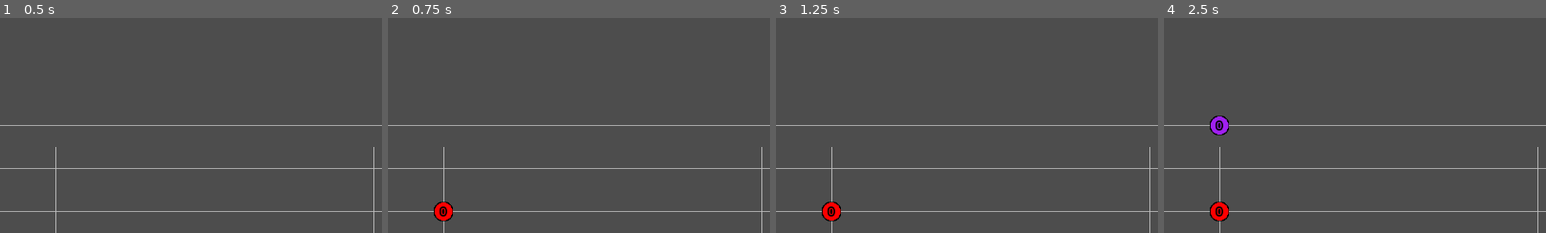
Above: before the commit, frames 1-4 (left to right).
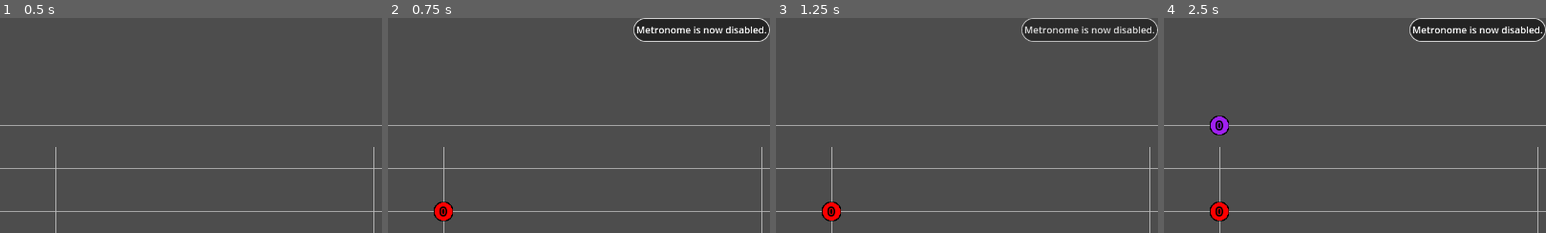
Above: after the commit, the same moments.

Repository: daredevil28/DemonForge
Game: Godot game, scene res://Assets/Scenes/game_scene.tscn
The game is run twice, just before and just after one commit, with the same random seed, the same clock (stepped at 60 frames per second) and the same inputs. Sound files missing from this copy of the repository are replaced by a short silence.
Inputs (mouse positions are % of the whole screen's width and height, from its top left):
- Up to frame 1 (0.5 s): no input
- Up to frame 2 (0.75 s): tap Enter at 0.5 s; move the mouse to (72, 45) at 0.52 s; hold M (ToggleMetronome) from 0.53 s (still down); click (72, 45) at 0.67 s
- Up to frame 3 (1.25 s): keep holding M (ToggleMetronome)
- Up to frame 4 (2.5 s): tap Space (TogglePlay) at 1.25 s; move the mouse to (30, 55) at 1.27 s; release M (ToggleMetronome) at 1.28 s; click (30, 55) at 1.35 s; tap M (ToggleMetronome) at 1.55, 2.3 s; tap Enter at 2 s; move the mouse to (60, 28) at 2.02 s; hold Right mouse button (RightClick) from 2.03 s (still down); click (60, 28) at 2.17 s
The pictures show only the part of the screen within x 50-100%, y 0-50%; the shares and areas given below are measured in that part.

Frame 1 is identical in both runs. In frame 2, 3.6% of the frame differs, in the area x 64-100%, y 0-12%; in frame 3, 3.5%; in frame 4, 3.6%.

Commit message:
Notifications system added

Diff:
--- a/Assets/Scenes/game_scene.tscn
+++ b/Assets/Scenes/game_scene.tscn
@@ -9,7 +9,7 @@
 [ext_resource type="AudioStream" uid="uid://dl3tnd05upukf" path="res://Assets/DrumKit/TomLow.wav" id="8_f62j3"]
 [ext_resource type="AudioStream" uid="uid://c4p1y72ti8ebf" path="res://Assets/DrumKit/CrashL.wav" id="9_3opps"]
 [ext_resource type="PackedScene" uid="uid://dnoutqfa7vh6h" path="res://Assets/Scenes/note_lane.tscn" id="9_52jsw"]
-[ext_resource type="Script" path="res://Assets/Scenes/metronome.gd" id="9_kp416"]
+[ext_resource type="Script" path="res://Assets/Scripts/metronome.gd" id="9_kp416"]
 [ext_resource type="Script" path="res://Assets/Scripts/cursor_note.gd" id="10_2cfoa"]
 [ext_resource type="AudioStream" uid="uid://btxvms6cg5ity" path="res://Assets/DrumKit/MetronomeLow.wav" id="10_3137b"]
 [ext_resource type="Texture2D" uid="uid://pokip0nsccq2" path="res://Assets/Sprites/Notes.png" id="10_b56au"]
--- a/Assets/Scenes/ui.tscn
+++ b/Assets/Scenes/ui.tscn
@@ -6,6 +6,25 @@
 [ext_resource type="Texture2D" uid="uid://cxqqsd1lraejc" path="res://Assets/Sprites/FolderIconPressed.png" id="4_6ftkc"]
 [ext_resource type="Texture2D" uid="uid://cse04ob740oo4" path="res://Assets/Sprites/FolderIconHover.png" id="5_16p63"]
 [ext_resource type="Script" path="res://Assets/Scripts/errors_label.gd" id="6_hsjtr"]
+[ext_resource type="Script" path="res://Assets/Scripts/popup_notification.gd" id="7_bt6ck"]
+
+[sub_resource type="StyleBoxFlat" id="StyleBoxFlat_0hp2c"]
+content_margin_left = 5.0
+content_margin_top = 5.0
+content_margin_right = 5.0
+content_margin_bottom = 5.0
+bg_color = Color(0.137255, 0.137255, 0.137255, 1)
+border_width_left = 2
+border_width_top = 2
+border_width_right = 2
+border_width_bottom = 2
+border_color = Color(1, 1, 1, 1)
+border_blend = true
+corner_radius_top_left = 20
+corner_radius_top_right = 20
+corner_radius_bottom_right = 20
+corner_radius_bottom_left = 20
+corner_detail = 16
 
 [node name="Control" type="Control"]
 layout_mode = 3
@@ -491,9 +510,8 @@
 anchors_preset = 2
 anchor_top = 1.0
 anchor_bottom = 1.0
-offset_top = -220.0
+offset_top = -100.0
 offset_right = 147.0
-offset_bottom = -120.0
 grow_vertical = 0
 
 [node name="VBoxContainer" type="VBoxContainer" parent="NoteSettings"]
@@ -536,6 +554,22 @@
 layout_mode = 2
 size_flags_horizontal = 8
 size_flags_vertical = 4
+
+[node name="NotificationContainer" type="PanelContainer" parent="."]
+modulate = Color(1, 1, 1, 0)
+layout_mode = 1
+anchors_preset = 1
+anchor_left = 1.0
+anchor_right = 1.0
+offset_left = -49.0
+offset_bottom = 40.0
+grow_horizontal = 0
+theme_override_styles/panel = SubResource("StyleBoxFlat_0hp2c")
+script = ExtResource("7_bt6ck")
+
+[node name="NotificationLabel" type="Label" parent="NotificationContainer"]
+layout_mode = 2
+text = "Lorem ipsum doloses de bora"
 
 [connection signal="file_selected" from="OpenDialog" to="." method="_on_open_dialog_file_selected"]
 [connection signal="file_selected" from="SaveDialog" to="." method="_on_save_dialog_file_selected"]
--- a/Assets/Scripts/game_manager.gd
+++ b/Assets/Scripts/game_manager.gd
@@ -1,3 +1,4 @@
+#Singleton for managing everything related to the game
 extends Node
 
 var audio_player : AudioStreamPlayer
@@ -285,7 +286,6 @@
 
 			notes.store_csv_line(PackedStringArray([note_time,enemy_type,color_1,color_2,"1",interval,aux]))
 
-
 func _process(_delta : float) -> void:
 	if(audio_player.playing):
 		current_pos = audio_player.get_playback_position() + AudioServer.get_time_since_last_mix()
--- /dev/null
+++ b/Assets/Scripts/global.gd
@@ -0,0 +1,3 @@
+extends Node
+
+var notification_popup : NotificationManager
--- a/Assets/Scenes/metronome.gd
+++ b/Assets/Scripts/metronome.gd
@@ -17,4 +17,8 @@
 
 func _input(event: InputEvent) -> void:
 	if(event.is_action_pressed("ToggleMetronome")):
+		if(metronome_enabled == true):
+			Global.notification_popup.play_notification("Metronome is now disabled.")
+		if(metronome_enabled == false):
+			Global.notification_popup.play_notification("Metronome is now enabled.")
 		metronome_enabled = !metronome_enabled
--- a/Assets/Scripts/note_manager.gd
+++ b/Assets/Scripts/note_manager.gd
@@ -1,3 +1,4 @@
+#Singleton for managing anything related to notes
 extends Node
 
 var note_nodes : Array[Note] = []
--- /dev/null
+++ b/Assets/Scripts/popup_notification.gd
@@ -0,0 +1,23 @@
+class_name NotificationManager extends PanelContainer
+
+var notification_opacity : float
+var notification_timer : float
+
+@onready var label : Label = $NotificationLabel
+
+func _ready() -> void:
+	Global.notification_popup = self
+
+func play_notification(text : String) -> void:
+	notification_opacity = 1
+	notification_timer = 0.5
+	label.text = text
+
+# Called every frame. 'delta' is the elapsed time since the previous frame.
+func _process(delta: float) -> void:
+	modulate = Color(1, 1, 1, lerp(0, 1, notification_opacity))
+	if(notification_opacity > 0):
+		if(notification_timer > 0):
+			notification_timer -= delta
+		else:
+			notification_opacity -= delta
--- a/Assets/Scripts/ui_controller.gd
+++ b/Assets/Scripts/ui_controller.gd
@@ -1,4 +1,5 @@
 extends Control
+
 
 @onready var open_dialog : FileDialog = $OpenDialog
 @onready var save_dialog : FileDialog = $SaveDialog
@@ -15,6 +16,7 @@
 @onready var note_settings : Array = get_tree().get_nodes_in_group("NoteSettings")
 @onready var note_settings_panel : Control = $NoteSettings
 @onready var song_time_label : Label = $SongTimeLabel
+@onready var notification_popup : Control = $NotificationContainer
 
 var selected_note : Note
 
@@ -240,6 +242,9 @@
 	else:
 		GameManager.is_another_window_focused = false
 
+func _on_notification_popup(text : String) -> void:
+	notification_popup.reset_notification(text)
+
 func _process(_delta : float) -> void:
 	check_for_window_focus()
 	song_time_label.text = str(round(GameManager.current_pos))
--- a/project.godot
+++ b/project.godot
@@ -24,6 +24,7 @@
 
 GameManager="*res://Assets/Scripts/game_manager.gd"
 NoteManager="*res://Assets/Scripts/note_manager.gd"
+Global="*res://Assets/Scripts/global.gd"
 
 [debug]
 
Not shown: 1 places in Assets/Scenes/ui.tscn that only renumber resources
